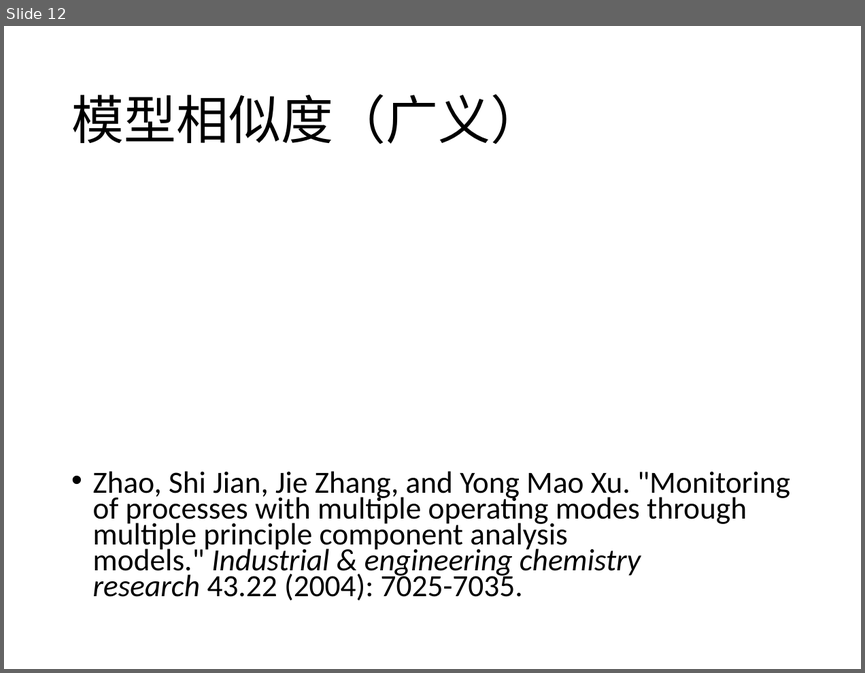
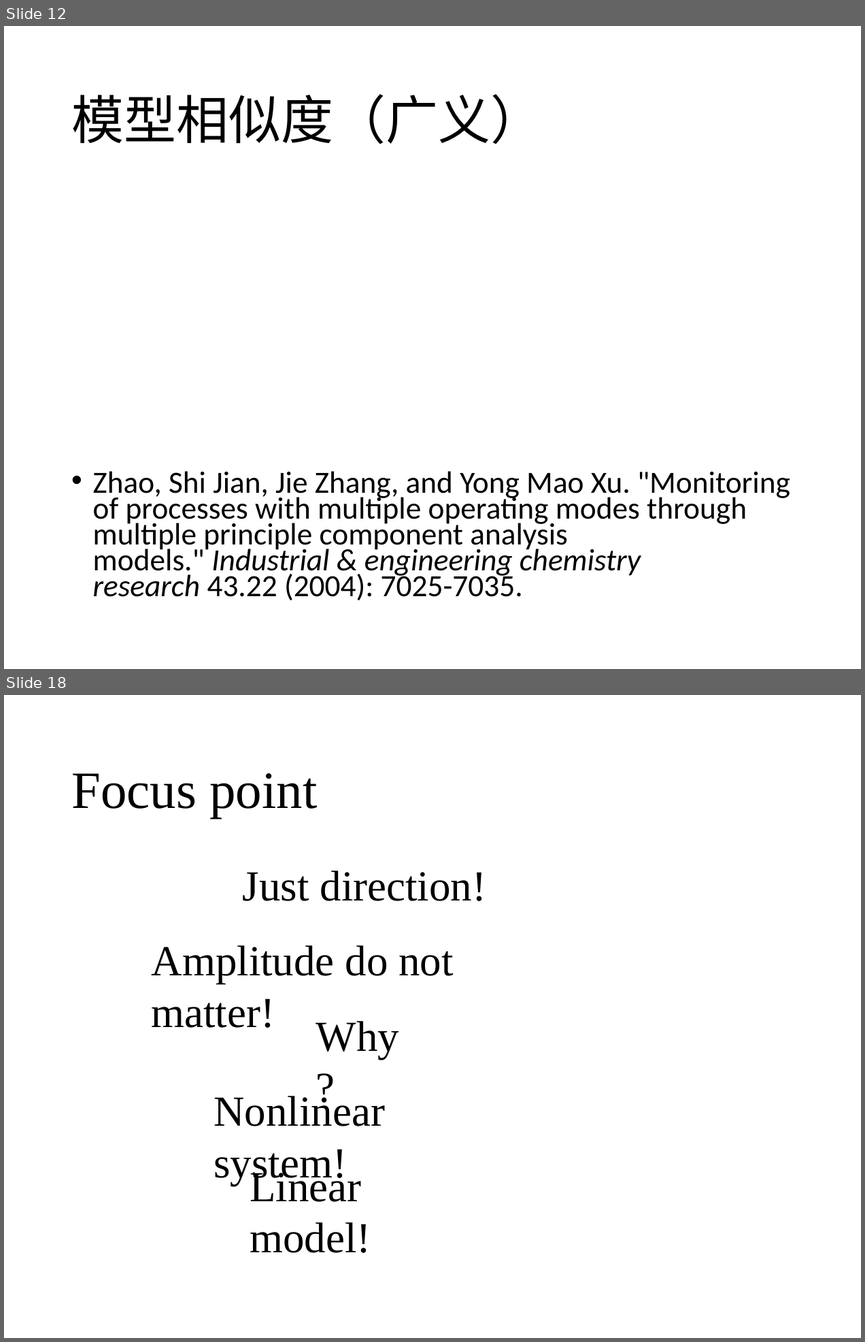
Before and after one commit to prm10/paper, a slide deck: presentation/msi.pptx. Shown one above the other, each under a label of ours: slide 12 before the commit, slides 12 and 18 after it; the slides between them are not shown. The pictures are 865x673 and 865x1342 pixels, drawn with LibreOffice and Linux fonts; fonts in the diff are those of the drawing. Boxes give left, top, right and bottom in pixels: in the first picture for what was removed or moved away, otherwise in the second. Text is boxed around its words. In the diff, an @@ line names an element or a change of style, - is before the commit and + after.

```diff
--- a/presentation/msi.pptx
+++ b/presentation/msi.pptx
@@ slide 18 added at <box>4,695,861,1338</box>, background #FFFFFF @@
@@ title added at <box>71,773,317,818</box>, 44 pt, text #000000 @@
+Focus point
@@ text added at <box>243,870,487,901</box>, 36 pt, text #000000 @@
+Just direction!
@@ text added at <box>152,945,453,1028</box>, 36 pt, text #000000 @@
+Amplitude do not matter!
@@ text added at <box>316,1021,399,1059</box>, 36 pt, text #000000 @@
+Why?
@@ text added at <box>213,1093,385,1185</box>, 36 pt, text #000000 @@
+Nonlinear system!
@@ text added at <box>250,1168,371,1253</box>, 36 pt, text #000000 @@
+Linear model!
```
Also in this commit, not shown: 4 slides changed, 5 other slides added, 2 slides removed, 1 other file.
